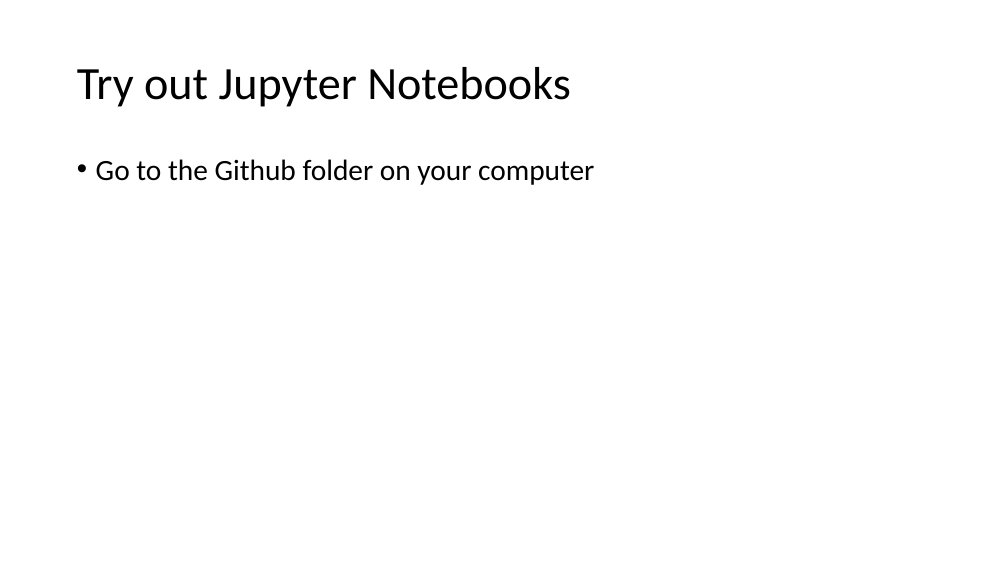
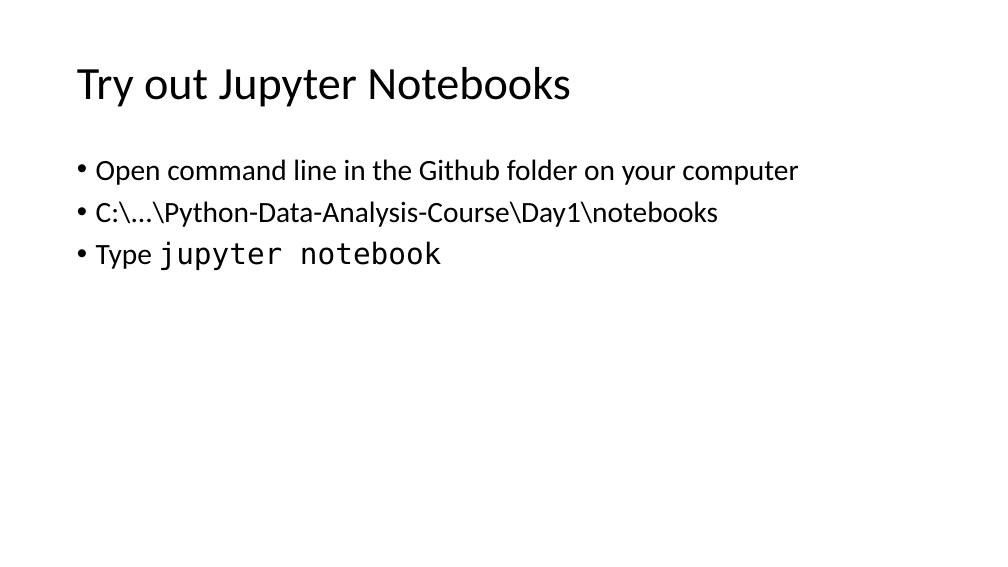
Before and after one commit to LimnoTech/Python-Data-Analysis-Course, a slide deck: slide 31 of Day1/IntroToPython/IntroToPython.pptx (slide 30 before the commit). Drawn at 1008x567 pixels with LibreOffice and Linux fonts; fonts in the diff are those of the drawing. Boxes give left, top, right and bottom in pixels: in the first picture for what was removed or moved away, otherwise in the second. Text is boxed around its words. In the diff, an @@ line names an element or a change of style, - is before the commit and + after.

```diff
--- a/Day1/IntroToPython/IntroToPython.pptx
+++ b/Day1/IntroToPython/IntroToPython.pptx
@@ text at <box>96,159,798,270</box>: text changed @@
-• Go to the Github folder on your computer
+• Open command line in the Github folder on your computer
+• C:\...\Python-Data-Analysis-Course\Day1\notebooks
+• Type jupyter notebook
```
Also in this commit, not shown: 8 other slides changed, 1 slide added, 2 other files.
